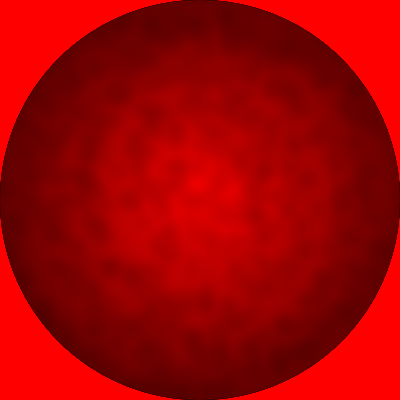
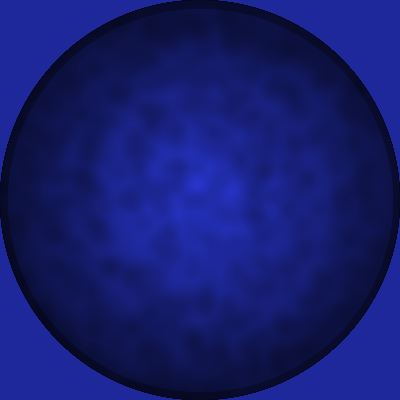
Layers edited between the first and the second w=400, h=400 image:
added layer "color copy#2" (multiply) above "color copy" over [0, 0, 400, 400]
hid "color", painted on it over [0, 0, 400, 400]
"noise": opacity 46% → 69% over [0, 1, 400, 400]
added layer "shade copy" (multiply) above "shade copy#1" over [0, 0, 400, 400]
"shade": opacity 84% → 31%, painted on it over [0, 0, 400, 400]
